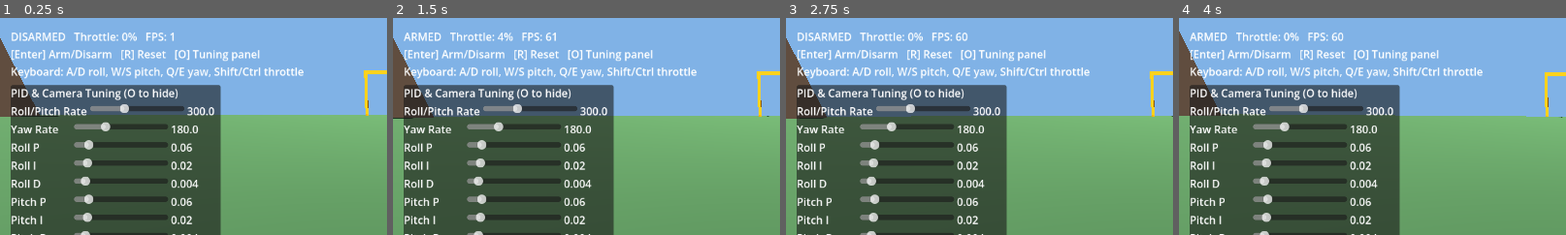
Above: before the commit, frames 1-4 (left to right).
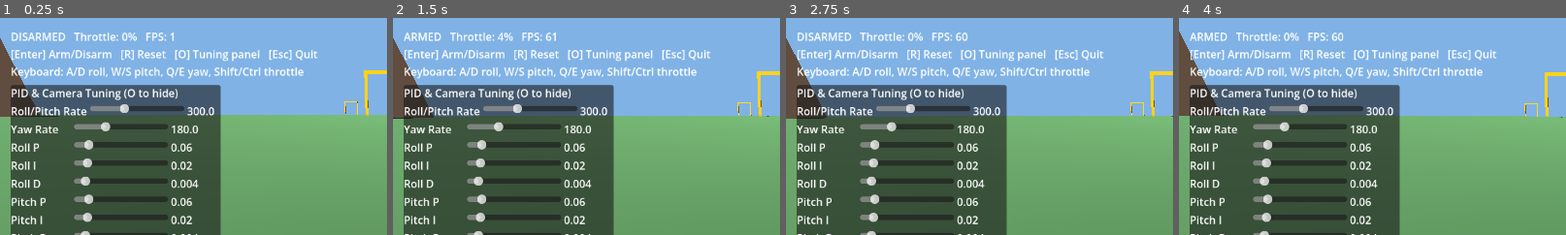
Above: after the commit, the same moments.

Repository: florian010230/static-horizon-fpv-simulator
Game: Godot game, scene res://scenes/Main.tscn
Two runs of this game, one before a commit and one after it. Both use one fixed random seed, a clock stepped at 60 frames per second and the inputs below.
Inputs:
- Up to frame 1 (0.25 s): no input
- Up to frame 2 (1.5 s): tap Enter at 0.5 s; hold D 0.53-1.28 s; hold Enter 0.53-1.28 s; tap Space at 1.25 s; hold S from 1.28 s (still down); tap Shift at 1.35 s
- Up to frame 3 (2.75 s): tap Enter at 2 s; release S at 2.03 s; hold D from 2.03 s (still down); hold Ctrl from 2.03 s (still down)
- Up to frame 4 (4 s): tap Space at 2.75 s; release D at 2.78 s; release Ctrl at 2.78 s; hold W 2.78-3.53 s; tap Q at 2.85 s; tap Enter at 3.5 s; hold A from 3.53 s (still down); tap E at 3.6 s
The pictures show only the part of the screen within x 0-50%, y 0-50%; the shares and areas given below are measured in that part.

The runs differ from the first frame. In frame 1, 0.3% of the frame differs, in the area x 69-93%, y 14-45%; in frame 2, 0.3%; in frame 3, 0.3%; in frame 4, 0.3%.

Commit message:
Fullscreen launch, procedural motor sound, and a bigger obstacle course
- project.godot: window/size/mode=3 (fullscreen on launch). Added an
  Esc-to-quit binding in ui.gd since a fullscreen window with no title
  bar otherwise has no obvious way out.
- scripts/motor_audio.gd: procedurally synthesized motor whine (two
  detuned sawtooth oscillators plus a touch of noise) via
  AudioStreamGenerator - no audio asset needed. Pitch and volume follow
  throttle, silent-ish when disarmed. Attached to Drone.tscn.
- Refactored the fly-through gate into a reusable scenes/Gate.tscn and
  added scenes/Pole.tscn, so adding more obstacles is just another
  instance with a position/rotation/scale. Main.tscn now has 3 gates
  (one rotated, one scaled down and tighter) and a 6-pole slalom row,
  in addition to the existing tower and two houses.

Co-Authored-By: Claude Sonnet 5 <noreply@anthropic.com>

Diff:
--- a/project.godot
+++ b/project.godot
@@ -22,6 +22,10 @@
 
 common/physics_ticks_per_second=120
 
+[display]
+
+window/size/mode=3
+
 [rendering]
 
 renderer/rendering_method="gl_compatibility"
--- a/scenes/Drone.tscn
+++ b/scenes/Drone.tscn
@@ -1,6 +1,7 @@
-[gd_scene load_steps=7 format=3]
+[gd_scene load_steps=8 format=3]
 
 [ext_resource type="Script" path="res://scripts/drone.gd" id="1"]
+[ext_resource type="Script" path="res://scripts/motor_audio.gd" id="2"]
 
 [sub_resource type="BoxShape3D" id="BoxShape3D_drone"]
 size = Vector3(0.25, 0.08, 0.25)
@@ -51,6 +52,9 @@
 mesh = SubResource("BoxMesh_motor")
 surface_material_override/0 = SubResource("StandardMaterial3D_motor")
 
+[node name="MotorSound" type="AudioStreamPlayer" parent="."]
+script = ExtResource("2")
+
 [node name="CameraMount" type="Node3D" parent="."]
 position = Vector3(0, 0.06, -0.16)
 
--- /dev/null
+++ b/scenes/Gate.tscn
@@ -0,0 +1,48 @@
+[gd_scene load_steps=6 format=3]
+
+[sub_resource type="BoxMesh" id="BoxMesh_gate_pole"]
+size = Vector3(0.35, 4.5, 0.35)
+
+[sub_resource type="BoxShape3D" id="BoxShape3D_gate_pole"]
+size = Vector3(0.35, 4.5, 0.35)
+
+[sub_resource type="BoxMesh" id="BoxMesh_gate_bar"]
+size = Vector3(5.35, 0.35, 0.35)
+
+[sub_resource type="BoxShape3D" id="BoxShape3D_gate_bar"]
+size = Vector3(5.35, 0.35, 0.35)
+
+[sub_resource type="StandardMaterial3D" id="StandardMaterial3D_gate"]
+albedo_color = Color(0.95, 0.55, 0.05, 1)
+
+[node name="Gate" type="Node3D"]
+
+[node name="PoleLeft" type="StaticBody3D" parent="."]
+position = Vector3(-2.5, 2.75, 0)
+
+[node name="MeshInstance3D" type="MeshInstance3D" parent="PoleLeft"]
+mesh = SubResource("BoxMesh_gate_pole")
+surface_material_override/0 = SubResource("StandardMaterial3D_gate")
+
+[node name="CollisionShape3D" type="CollisionShape3D" parent="PoleLeft"]
+shape = SubResource("BoxShape3D_gate_pole")
+
+[node name="PoleRight" type="StaticBody3D" parent="."]
+position = Vector3(2.5, 2.75, 0)
+
+[node name="MeshInstance3D" type="MeshInstance3D" parent="PoleRight"]
+mesh = SubResource("BoxMesh_gate_pole")
+surface_material_override/0 = SubResource("StandardMaterial3D_gate")
+
+[node name="CollisionShape3D" type="CollisionShape3D" parent="PoleRight"]
+shape = SubResource("BoxShape3D_gate_pole")
+
+[node name="TopBar" type="StaticBody3D" parent="."]
+position = Vector3(0, 5.0, 0)
+
+[node name="MeshInstance3D" type="MeshInstance3D" parent="TopBar"]
+mesh = SubResource("BoxMesh_gate_bar")
+surface_material_override/0 = SubResource("StandardMaterial3D_gate")
+
+[node name="CollisionShape3D" type="CollisionShape3D" parent="TopBar"]
+shape = SubResource("BoxShape3D_gate_bar")
--- a/scenes/Main.tscn
+++ b/scenes/Main.tscn
@@ -1,8 +1,10 @@
-[gd_scene load_steps=19 format=3]
+[gd_scene load_steps=16 format=3]
 
 [ext_resource type="Script" path="res://scripts/main.gd" id="1"]
 [ext_resource type="PackedScene" path="res://scenes/Drone.tscn" id="2"]
 [ext_resource type="PackedScene" path="res://scenes/UI.tscn" id="3"]
+[ext_resource type="PackedScene" path="res://scenes/Gate.tscn" id="4"]
+[ext_resource type="PackedScene" path="res://scenes/Pole.tscn" id="5"]
 
 [sub_resource type="Environment" id="Environment_main"]
 background_mode = 0
@@ -36,21 +38,6 @@
 
 [sub_resource type="BoxShape3D" id="BoxShape3D_house"]
 size = Vector3(9, 7, 9)
-
-[sub_resource type="BoxMesh" id="BoxMesh_gate_pole"]
-size = Vector3(0.35, 4.5, 0.35)
-
-[sub_resource type="BoxShape3D" id="BoxShape3D_gate_pole"]
-size = Vector3(0.35, 4.5, 0.35)
-
-[sub_resource type="BoxMesh" id="BoxMesh_gate_bar"]
-size = Vector3(5.35, 0.35, 0.35)
-
-[sub_resource type="BoxShape3D" id="BoxShape3D_gate_bar"]
-size = Vector3(5.35, 0.35, 0.35)
-
-[sub_resource type="StandardMaterial3D" id="StandardMaterial3D_gate"]
-albedo_color = Color(0.95, 0.55, 0.05, 1)
 
 [node name="Main" type="Node3D"]
 script = ExtResource("1")
@@ -103,35 +90,35 @@
 [node name="CollisionShape3D" type="CollisionShape3D" parent="House2"]
 shape = SubResource("BoxShape3D_house")
 
-[node name="GatePoleLeft" type="StaticBody3D" parent="."]
-position = Vector3(-2.5, 2.75, -35)
+[node name="Gate1" parent="." instance=ExtResource("4")]
+position = Vector3(0, 0, -35)
 
-[node name="MeshInstance3D" type="MeshInstance3D" parent="GatePoleLeft"]
-mesh = SubResource("BoxMesh_gate_pole")
-surface_material_override/0 = SubResource("StandardMaterial3D_gate")
+[node name="Gate2" parent="." instance=ExtResource("4")]
+position = Vector3(50, 0, -55)
+rotation = Vector3(0, 1.047198, 0)
 
-[node name="CollisionShape3D" type="CollisionShape3D" parent="GatePoleLeft"]
-shape = SubResource("BoxShape3D_gate_pole")
+[node name="Gate3" parent="." instance=ExtResource("4")]
+position = Vector3(-10, 0, -80)
+rotation = Vector3(0, -0.349066, 0)
+scale = Vector3(0.75, 0.75, 0.75)
 
-[node name="GatePoleRight" type="StaticBody3D" parent="."]
-position = Vector3(2.5, 2.75, -35)
+[node name="Pole1" parent="." instance=ExtResource("5")]
+position = Vector3(5, 3.5, 45)
 
-[node name="MeshInstance3D" type="MeshInstance3D" parent="GatePoleRight"]
-mesh = SubResource("BoxMesh_gate_pole")
-surface_material_override/0 = SubResource("StandardMaterial3D_gate")
+[node name="Pole2" parent="." instance=ExtResource("5")]
+position = Vector3(10, 3.5, 50)
 
-[node name="CollisionShape3D" type="CollisionShape3D" parent="GatePoleRight"]
-shape = SubResource("BoxShape3D_gate_pole")
+[node name="Pole3" parent="." instance=ExtResource("5")]
+position = Vector3(5, 3.5, 55)
 
-[node name="GateTopBar" type="StaticBody3D" parent="."]
-position = Vector3(0, 5.0, -35)
+[node name="Pole4" parent="." instance=ExtResource("5")]
+position = Vector3(10, 3.5, 60)
 
-[node name="MeshInstance3D" type="MeshInstance3D" parent="GateTopBar"]
-mesh = SubResource("BoxMesh_gate_bar")
-surface_material_override/0 = SubResource("StandardMaterial3D_gate")
+[node name="Pole5" parent="." instance=ExtResource("5")]
+position = Vector3(5, 3.5, 65)
 
-[node name="CollisionShape3D" type="CollisionShape3D" parent="GateTopBar"]
-shape = SubResource("BoxShape3D_gate_bar")
+[node name="Pole6" parent="." instance=ExtResource("5")]
+position = Vector3(10, 3.5, 70)
 
 [node name="Drone" parent="." instance=ExtResource("2")]
 position = Vector3(0, 0.6, 0)
--- /dev/null
+++ b/scenes/Pole.tscn
@@ -0,0 +1,22 @@
+[gd_scene load_steps=4 format=3]
+
+[sub_resource type="CylinderMesh" id="CylinderMesh_pole"]
+top_radius = 0.15
+bottom_radius = 0.15
+height = 6.0
+
+[sub_resource type="StandardMaterial3D" id="StandardMaterial3D_pole"]
+albedo_color = Color(0.9, 0.9, 0.88, 1)
+
+[sub_resource type="CylinderShape3D" id="CylinderShape3D_pole"]
+radius = 0.15
+height = 6.0
+
+[node name="Pole" type="StaticBody3D"]
+
+[node name="MeshInstance3D" type="MeshInstance3D" parent="."]
+mesh = SubResource("CylinderMesh_pole")
+surface_material_override/0 = SubResource("StandardMaterial3D_pole")
+
+[node name="CollisionShape3D" type="CollisionShape3D" parent="."]
+shape = SubResource("CylinderShape3D_pole")
--- /dev/null
+++ b/scripts/motor_audio.gd
@@ -0,0 +1,48 @@
+extends AudioStreamPlayer
+
+## Procedurally synthesized motor whine (no audio asset needed): two
+## slightly detuned sawtooth oscillators plus a touch of noise, with
+## pitch and volume driven by throttle. Silent-ish when disarmed.
+
+@export var min_freq: float = 150.0
+@export var max_freq: float = 520.0
+@export var min_volume_db: float = -40.0
+@export var max_volume_db: float = -8.0
+
+const MIX_RATE: float = 22050.0
+
+var _playback: AudioStreamGeneratorPlayback
+var _phase_a: float = 0.0
+var _phase_b: float = 0.0
+
+func _ready() -> void:
+	var gen := AudioStreamGenerator.new()
+	gen.mix_rate = MIX_RATE
+	gen.buffer_length = 0.1
+	stream = gen
+	play()
+	_playback = get_stream_playback()
+
+func _exit_tree() -> void:
+	_playback = null
+
+func _process(_delta: float) -> void:
+	if _playback == null:
+		return
+
+	var level: float = InputManager.get_throttle() if InputManager.armed else 0.0
+	var freq_a: float = lerp(min_freq, max_freq, level)
+	var freq_b: float = freq_a * 1.5 + 6.0
+	volume_db = lerp(min_volume_db, max_volume_db, level)
+
+	var frames: int = _playback.get_frames_available()
+	for i in range(frames):
+		_phase_a = fmod(_phase_a + freq_a / MIX_RATE, 1.0)
+		_phase_b = fmod(_phase_b + freq_b / MIX_RATE, 1.0)
+		var sample: float = (_saw(_phase_a) + _saw(_phase_b)) * 0.5
+		sample += randf_range(-0.05, 0.05)
+		sample = clamp(sample, -1.0, 1.0)
+		_playback.push_frame(Vector2(sample, sample))
+
+func _saw(phase: float) -> float:
+	return 2.0 * phase - 1.0
--- a/scripts/ui.gd
+++ b/scripts/ui.gd
@@ -46,12 +46,14 @@
 	if key and not _prev_toggle_key:
 		_panel_visible = not _panel_visible
 	_prev_toggle_key = key
+	if Input.is_action_just_pressed("ui_cancel"):
+		get_tree().quit()
 
 func _update_hud() -> void:
 	var armed_text := "ARMED" if InputManager.armed else "DISARMED"
 	var throttle_pct := int(round(InputManager.get_throttle() * 100.0))
 	var fps := Engine.get_frames_per_second()
-	_hud_label.text = "%s   Throttle: %d%%   FPS: %d\n[Enter] Arm/Disarm   [R] Reset   [O] Tuning panel\nKeyboard: A/D roll, W/S pitch, Q/E yaw, Shift/Ctrl throttle" % [armed_text, throttle_pct, fps]
+	_hud_label.text = "%s   Throttle: %d%%   FPS: %d\n[Enter] Arm/Disarm   [R] Reset   [O] Tuning panel   [Esc] Quit\nKeyboard: A/D roll, W/S pitch, Q/E yaw, Shift/Ctrl throttle" % [armed_text, throttle_pct, fps]
 
 func _build_tuning_panel() -> void:
 	_tuning_panel = PanelContainer.new()
Not shown, added: scripts/motor_audio.gd.uid
Not shown, changed: README.md
